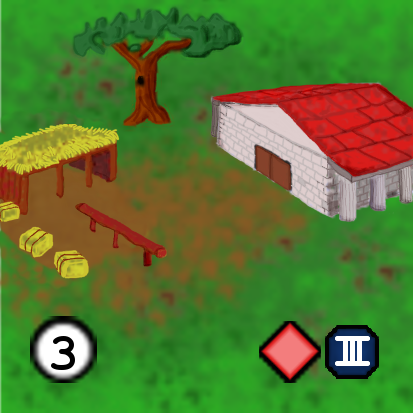
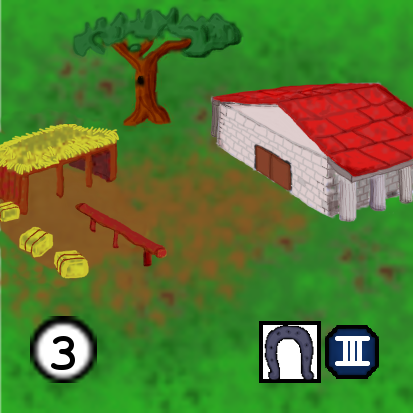
Before/after of a 413x413 layered artwork. What changed in the layer stack:
added layer "Icono T4 Caballero.png" above "Icono Guardian 4.png" over (259, 321, 321, 383)
